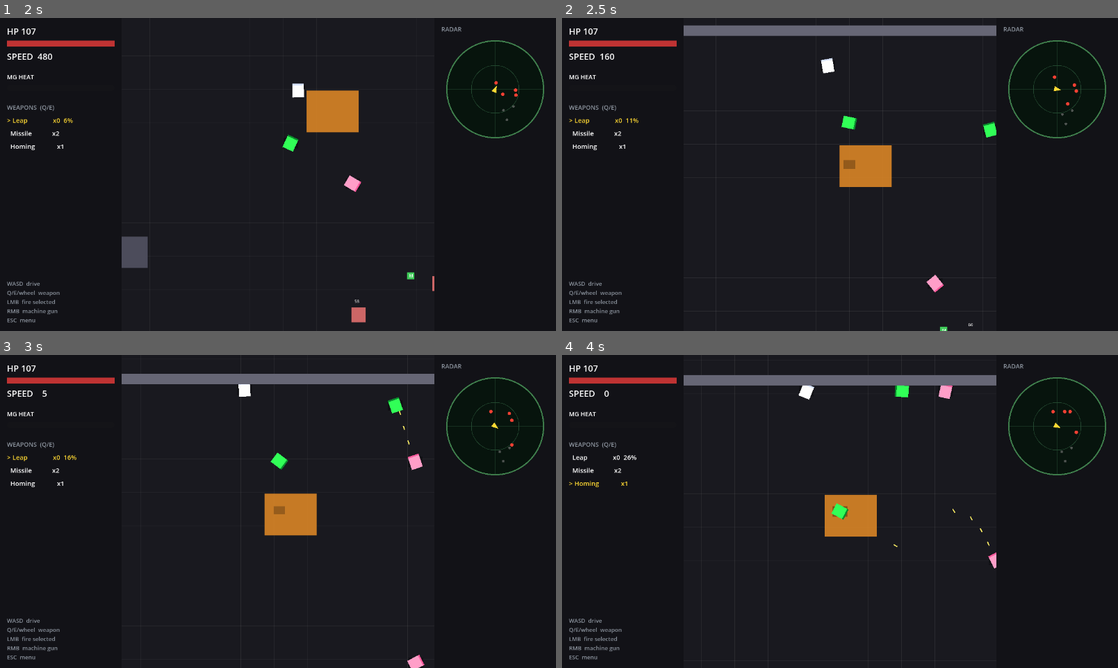
Above: before the commit, frames 1-4 (two rows, left to right).
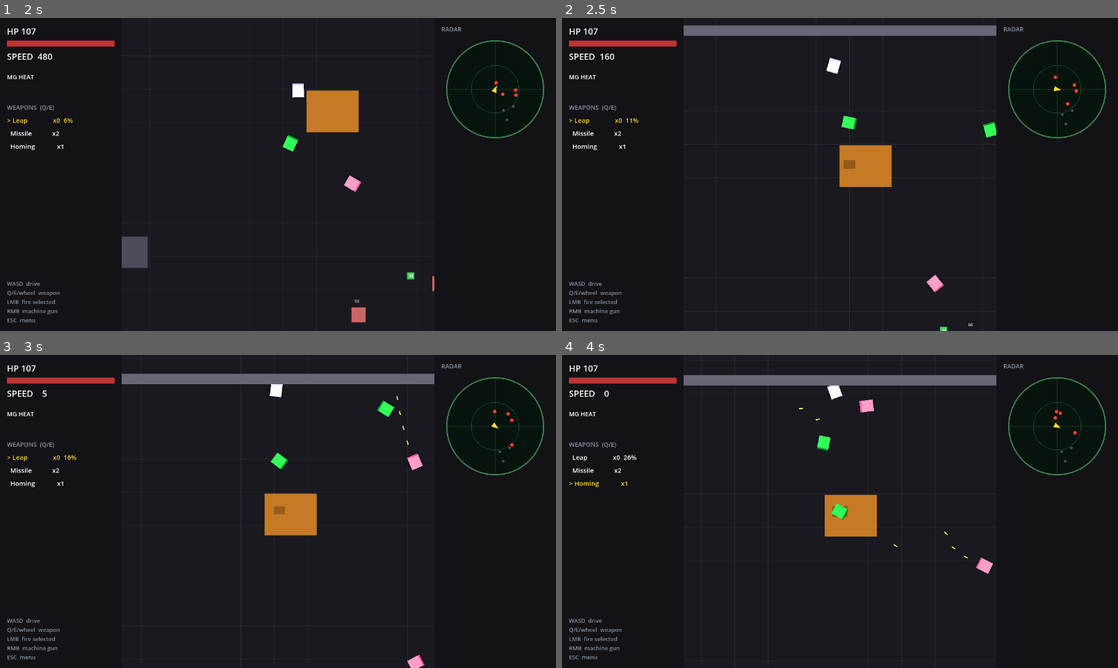
Above: after the commit, the same moments.

Repository: b3p3k0/bentchrome
Game: Godot game, scene res://ui/title.tscn
Two runs of this game, one before a commit and one after it. Both use one fixed random seed, a clock stepped at 60 frames per second and the inputs below.
Inputs (mouse positions are in pixels of both pictures, inside the frame that each line leads up to):
- Up to frame 1 (2 s): tap Enter (select_confirm) at 0.5 s; move the mouse to (400, 158) at 0.52 s; hold D (move_right) 0.53-1.25 s; right-click (400, 158) at 0.6 s; click (400, 158) at 0.67 s; tap Space at 0.77 s; drag from (166, 190) to (66, 43) at 1.27 s
- Up to frame 2 (2.5 s): move the mouse to (895, 105) at 2.02 s; hold D (move_right) from 2.03 s (still down); hold Enter (select_confirm) from 2.03 s (still down)
- Up to frame 3 (3 s): release D (move_right) at 2.75 s; release Enter (select_confirm) at 2.75 s; drag from (250, 574) to (283, 508) at 2.77 s
- Up to frame 4 (4 s): move the mouse to (1006, 558) at 3.52 s; hold A (move_left) from 3.53 s (still down); tap Q (weapon_prev) at 3.6 s; tap Space at 3.77 s

Frame 1 is identical in both runs. In frame 2, 0.1% of the frame differs, in the area x 46-90%, y 12-20%; in frame 3, 0.4%; in frame 4, 0.8%, in the area x 42-93%, y 9-70%.

Commit message:
Card 2: obstacle-avoidance feelers
Three raycast feelers (nose, ±35°, length 200 + speed*0.25) against
walls/blocks (mask 6, never vehicles) produce a steering bias blended
into pursue and evade; a close nose hit sets _blocked and commits the
turn toward the clearer side. Groundwork for the unstick maneuver.

Co-Authored-By: Claude Fable 5 <noreply@anthropic.com>

Diff:
--- a/vehicles/drivers/enemy_driver.gd
+++ b/vehicles/drivers/enemy_driver.gd
@@ -33,6 +33,13 @@
 const SCAN := 1200.0
 const FIRE_RANGE := 1000.0
 
+# Obstacle feelers: walls + blocks only (mask 2|4) — car contact is gameplay.
+const FEELER_MASK := 6
+const FEELER_BASE := 200.0        # feeler length at standstill
+const FEELER_SPEED_FACTOR := 0.25 # extra length per px/s of speed
+const FEELER_ANGLE := deg_to_rad(35.0)
+const AVOID_GAIN := 1.5           # steering bias weight
+
 var _near := 140.0
 var _far := 340.0
 var _flee := 0.15
@@ -40,6 +47,8 @@
 var _w_weak := 0.0
 var _flank := 0.0
 var _mode: Mode = Mode.PURSUE
+var _avoid_bias := 0.0   # last feeler steering bias (also unstick escape hint)
+var _blocked := false    # center feeler hit close ahead
 
 func _ready() -> void:
 	var w := mix
@@ -74,11 +83,13 @@
 	elif dist < _near:
 		_mode = Mode.EVADE
 
+	_update_feelers(vehicle)
+
 	if _mode == Mode.EVADE:
 		var away := wrapf(bearing + PI - vehicle.heading, -PI, PI)
 		return {
 			"throttle": 1.0 if absf(away) < 1.2 else 0.3,
-			"steer": clampf(away * 2.0, -1.0, 1.0),
+			"steer": clampf(away * 2.0 + _avoid_bias * AVOID_GAIN, -1.0, 1.0),
 			"fire_mg": false,
 			"fire_selected": false,
 		}
@@ -90,10 +101,34 @@
 	var aim := wrapf(bearing - vehicle.heading, -PI, PI)
 	return {
 		"throttle": 1.0 if absf(diff) < 1.2 else 0.35,
-		"steer": clampf(diff * 2.0, -1.0, 1.0),
+		"steer": clampf(diff * 2.0 + _avoid_bias * AVOID_GAIN, -1.0, 1.0),
 		"fire_mg": absf(aim) < 0.35 and dist < FIRE_RANGE,
 		"fire_selected": false,
 	}
+
+## Casts three feelers (nose, ±35°) against walls/blocks and derives a steering
+## bias away from the obstruction; sets _blocked when the nose ray hits close.
+func _update_feelers(vehicle) -> void:
+	_avoid_bias = 0.0
+	_blocked = false
+	if not (vehicle is CollisionObject2D):
+		return
+	var length: float = FEELER_BASE + vehicle.get_speed() * FEELER_SPEED_FACTOR
+	var origin: Vector2 = vehicle.global_position
+	var space := (vehicle as CollisionObject2D).get_world_2d().direct_space_state
+	var frac := []  # hit fraction per feeler [left, center, right]; 1.0 = clear
+	for offset in [-FEELER_ANGLE, 0.0, FEELER_ANGLE]:
+		var dir := Vector2.RIGHT.rotated(vehicle.heading + offset)
+		var query := PhysicsRayQueryParameters2D.create(origin, origin + dir * length, FEELER_MASK)
+		query.exclude = [(vehicle as CollisionObject2D).get_rid()]
+		var hit := space.intersect_ray(query)
+		frac.append(origin.distance_to(hit["position"]) / length if not hit.is_empty() else 1.0)
+	# Side hits push away, closer = stronger; positive steer turns right.
+	_avoid_bias = (1.0 - frac[0]) - (1.0 - frac[2])
+	if frac[1] < 1.0:
+		_blocked = frac[1] < 0.6
+		# Nose blocked: commit toward whichever side reads clearer.
+		_avoid_bias += (1.0 - frac[1]) * (1.0 if frac[2] >= frac[0] else -1.0)
 
 ## Target = highest blended score of "nearby" (w_near) and "wounded" (w_weak).
 func _select_target(vehicle) -> Node2D:
